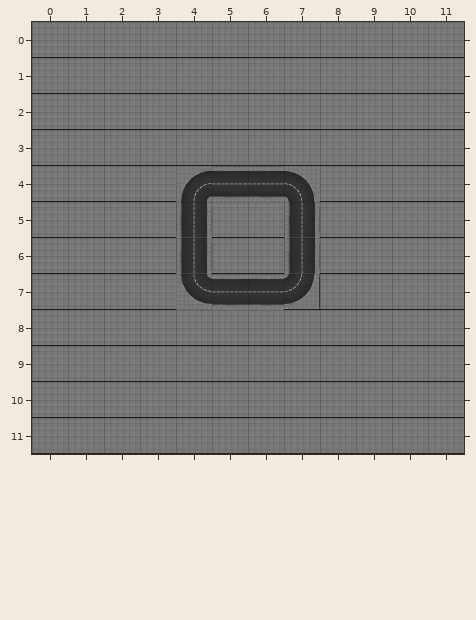
Tiled map, stored at gbBundle/scenes/garage.tmx. The picture above is the old version.
Cells are 128x128 px. Shown: x 0..11, y 0..11.
The result:
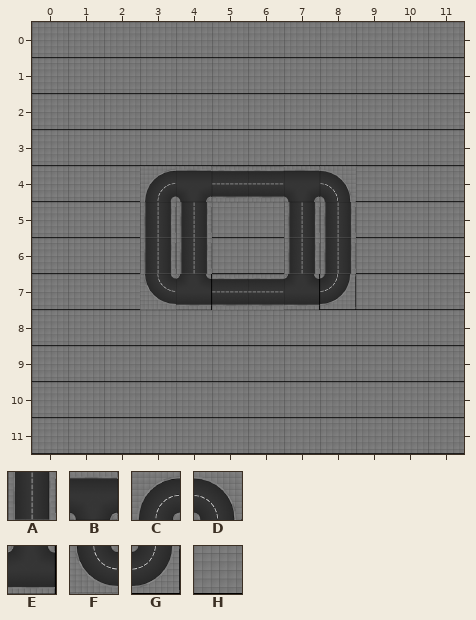
Key: from "track_01": A 0, B 2, C 7, D 8, E 10, F 14, G 15, H 21.
_ is an empty cell.
From old to new:
Layer "track":
y 4: x 3..4 HC -> CB; x 7..8 DH -> BD
y 5..6: x 3 H -> A; x 8 H -> A
y 7: x 3..4 HF -> FE; x 7..8 GH -> EG
Changed places in both pictures, as pixel boxes (x1, y1, x2, y2):
changed: (140, 166, 212, 310)
changed: (284, 166, 356, 310)
